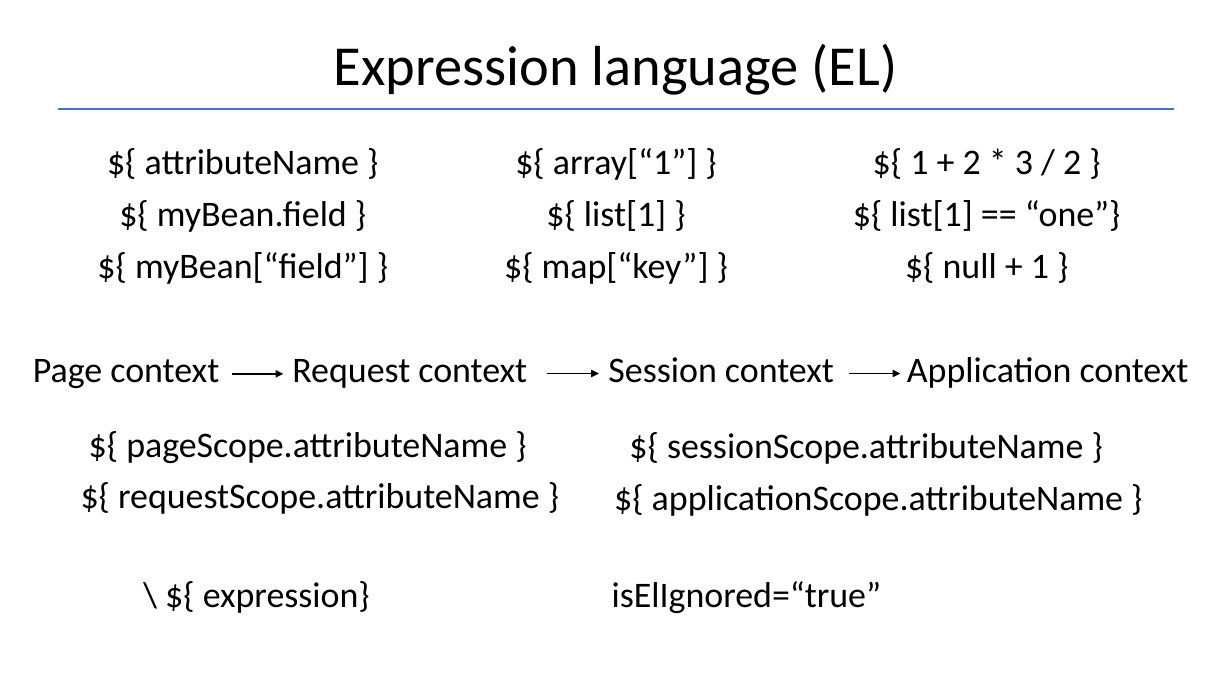
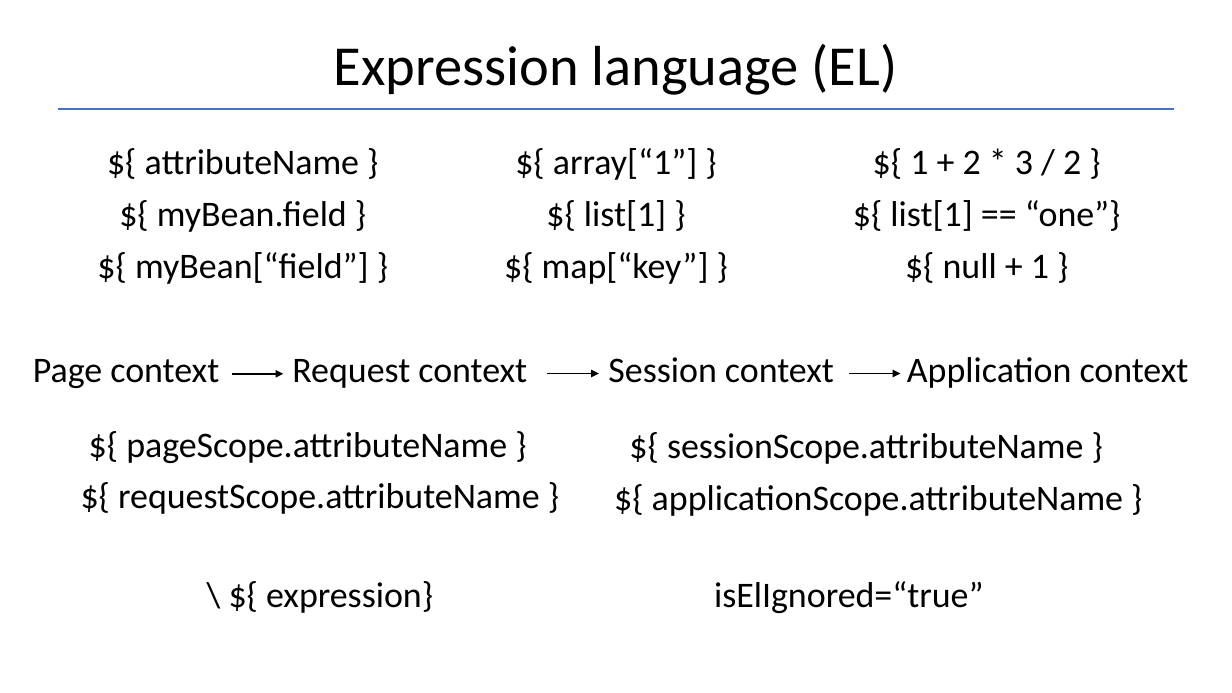
Before and after one commit to Garnik94/Levelup_presentations, a slide deck: slide 25 of Servlet/Servlet_Presentation.pptx. Drawn at 1232x693 pixels with LibreOffice and Linux fonts; fonts in the diff are those of the drawing. Boxes give left, top, right and bottom in pixels: in the first picture for what was removed or moved away, otherwise in the second. Text is boxed around its words. In the diff, an @@ line names an element or a change of style, - is before the commit and + after.

```diff
--- a/Servlet/Servlet_Presentation.pptx
+++ b/Servlet/Servlet_Presentation.pptx
@@ text "\ ${ expression}": place and size @@
-text "\ ${ expression}" at [203,581,370,613]
+text "\ ${ expression}" at [266,581,433,613]
@@ text "isElIgnored=“true”": place and size @@
-text "isElIgnored=“true”" at [612,581,882,613]
+text "isElIgnored=“true”" at [714,581,984,613]
```
Also in this commit, not shown: 7 other slides changed, 2 other files.
